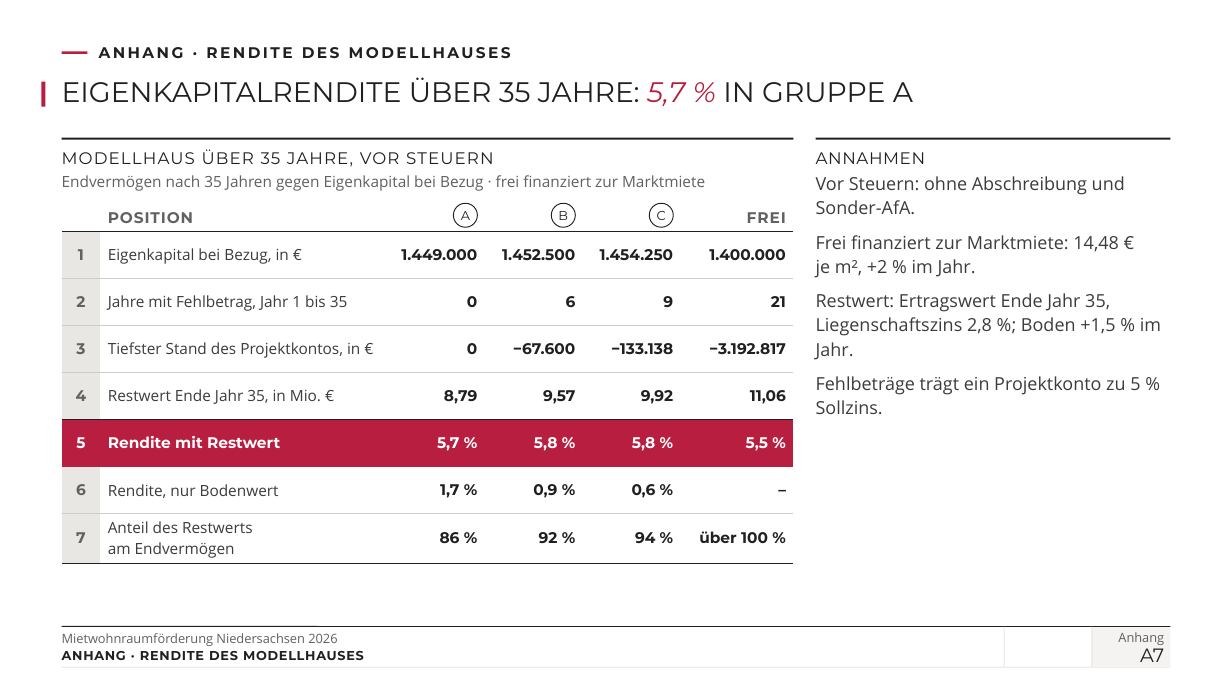
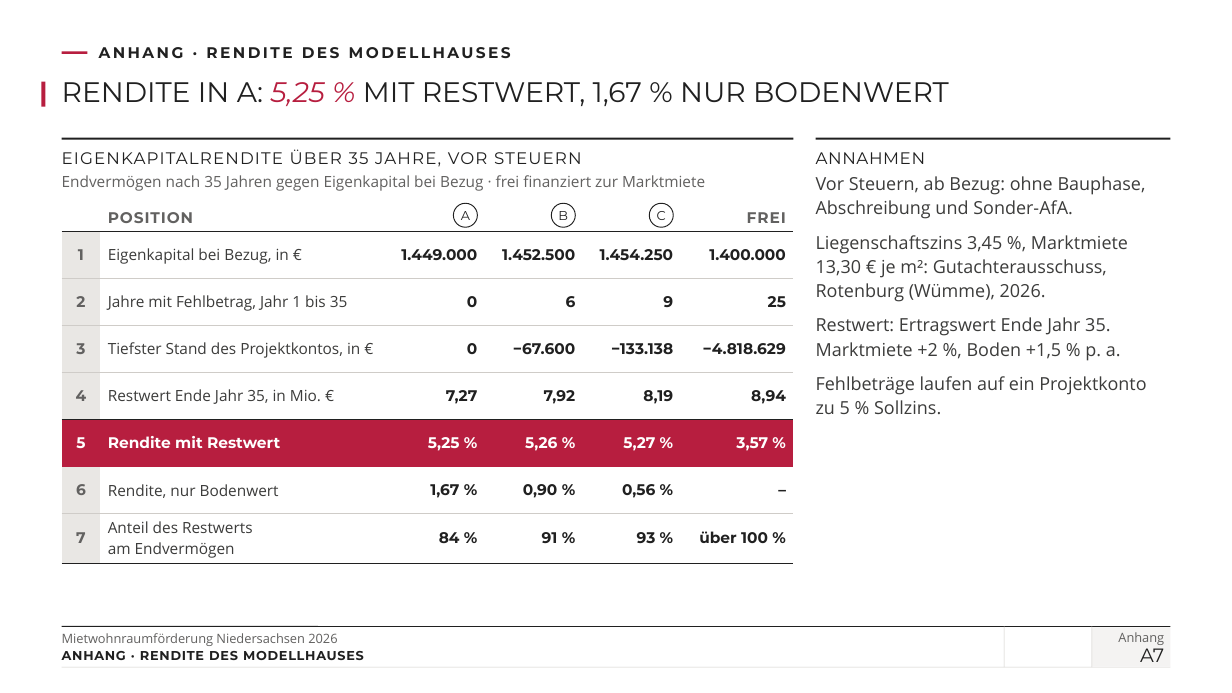
Before and after one commit to vgedaschko/NBank, a slide deck: slide 36 of praesentation/dist/PGN-Mietwohnraumfoerderung-Niedersachsen-2026-Vortrag.pptx. Drawn at 1232x693 pixels with LibreOffice and Linux fonts; fonts in the diff are those of the drawing; background and template pictures are left out. Boxes give left, top, right and bottom in pixels: in the first picture for what was removed or moved away, otherwise in the second. Text is boxed around its words. In the diff, an @@ line names an element or a change of style, - is before the commit and + after.

```diff
--- a/praesentation/dist/PGN-Mietwohnraumfoerderung-Niedersachsen-2026-Vortrag.pptx
+++ b/praesentation/dist/PGN-Mietwohnraumfoerderung-Niedersachsen-2026-Vortrag.pptx
@@ title at (x1=62, y1=82, x2=949, y2=106): text changed @@
-EIGENKAPITALRENDITE ÜBER 35 JAHRE: 5,7 % IN GRUPPE A
+RENDITE IN A: 5,25 % MIT RESTWERT, 1,67 % NUR BODENWERT
@@ text at (x1=62, y1=149, x2=582, y2=167): text changed @@
-MODELLHAUS ÜBER 35 JAHRE, VOR STEUERN
+EIGENKAPITALRENDITE ÜBER 35 JAHRE, VOR STEUERN
@@ text at (x1=816, y1=176, x2=1146, y2=414): text changed @@
-Vor Steuern: ohne Abschreibung und Sonder-AfA.
-Frei finanziert zur Marktmiete: 14,48 € je m², +2 % im Jahr.
-Restwert: Ertragswert Ende Jahr 35, Liegenschaftszins 2,8 %; Boden +1,5 % im Jahr.
-Fehlbeträge trägt ein Projektkonto zu 5 % Sollzins.
+Vor Steuern, ab Bezug: ohne Bauphase, Abschreibung und Sonder-AfA.
+Liegenschaftszins 3,45 %, Marktmiete 13,30 € je m²: Gutachterausschuss, Rotenburg (Wümme), 2026.
+Restwert: Ertragswert Ende Jahr 35. Marktmiete +2 %, Boden +1,5 % p. a.
+Fehlbeträge laufen auf ein Projektkonto zu 5 % Sollzins.
@@ table at (x1=62, y1=203, x2=794, y2=562) @@
-row 3, column 6: 21
+row 3, column 6: 25
-row 4, column 6: −3.192.817
+row 4, column 6: −4.818.629
-row 5: 4 | Restwert Ende Jahr 35, in Mio. € | 8,79 | 9,57 | 9,92 | 11,06
+row 5: 4 | Restwert Ende Jahr 35, in Mio. € | 7,27 | 7,92 | 8,19 | 8,94
-row 6: 5 | Rendite mit Restwert | 5,7 % | 5,8 % | 5,8 % | 5,5 %
+row 6: 5 | Rendite mit Restwert | 5,25 % | 5,26 % | 5,27 % | 3,57 %
-row 7: 6 | Rendite, nur Bodenwert | 1,7 % | 0,9 % | 0,6 % | –
+row 7: 6 | Rendite, nur Bodenwert | 1,67 % | 0,90 % | 0,56 % | –
-row 8: 7 | Anteil des Restwerts am Endvermögen | 86 % | 92 % | 94 % | über 100 %
+row 8: 7 | Anteil des Restwerts am Endvermögen | 84 % | 91 % | 93 % | über 100 %
```
Also in this commit, not shown: 20 other slides changed, 25 other files.
